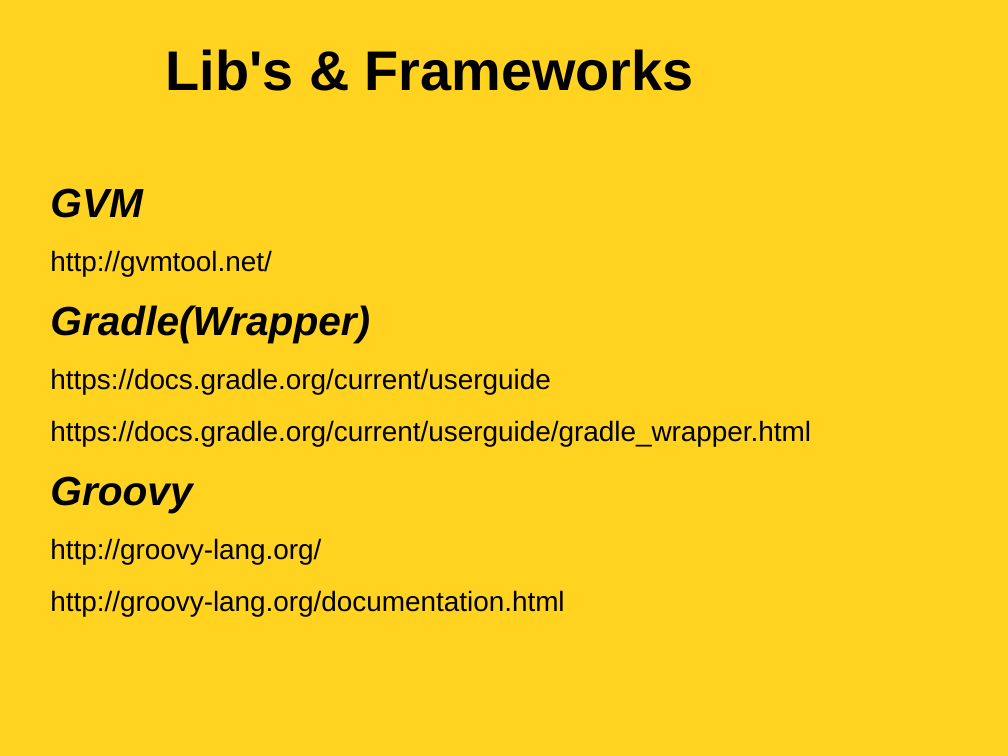
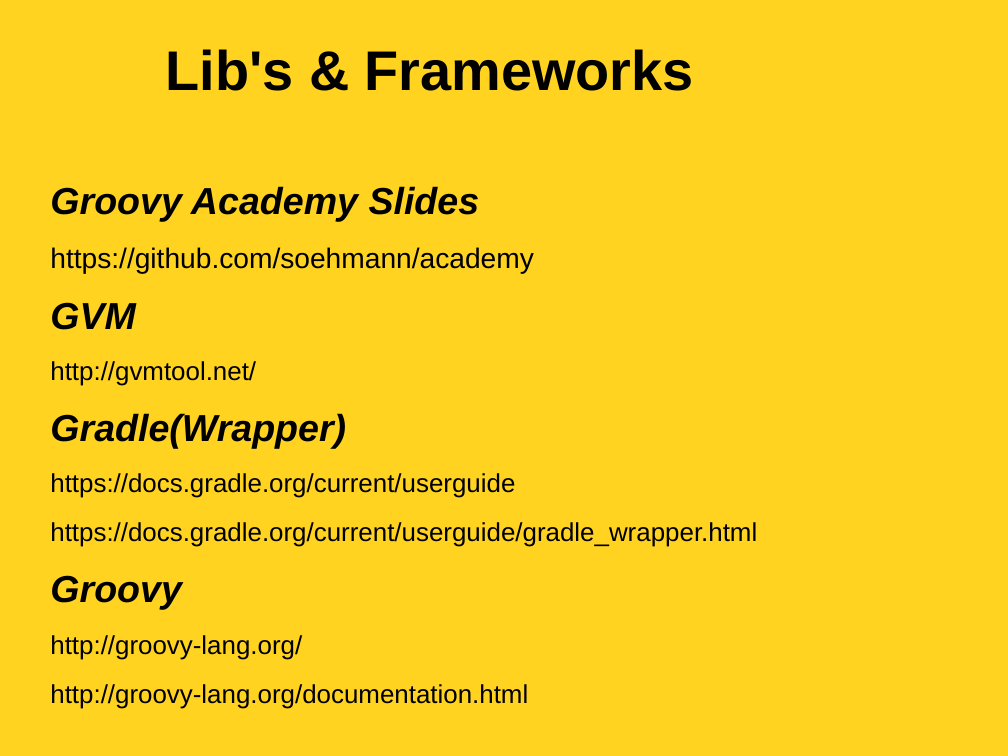
Before and after one commit to soehmann/academy, a slide deck: slide 18 of groovy-academy.odp (slide 16 before the commit). Drawn at 1008x756 pixels with LibreOffice and Linux fonts; fonts in the diff are those of the drawing; background and template pictures are left out. Boxes give left, top, right and bottom in pixels: in the first picture for what was removed or moved away, otherwise in the second. Text is boxed around its words. In the diff, an @@ line names an element or a change of style, - is before the commit and + after.

```diff
--- a/groovy-academy.odp
+++ b/groovy-academy.odp
@@ text at <box>50,186,534,273</box>: paragraphs added @@
+Groovy Academy Slides
+https://github.com/soehmann/academy
@@ text at <box>50,302,757,709</box>: size 32 to 29.6 pt in "GVM", "Gradle(Wrapper)", "Groovy"; size 22 to 20.4 pt in "http://gvmtool.net/", "https://docs.gradle.org/current/userguide", "https://docs.gradle.org/current/userguide/gradle_wrapper.htm ...", "http://groovy-lang.org/" and 1 more places @@
```
Also in this commit, not shown: 2 other slides changed, 2 slides added, 1 other file.
